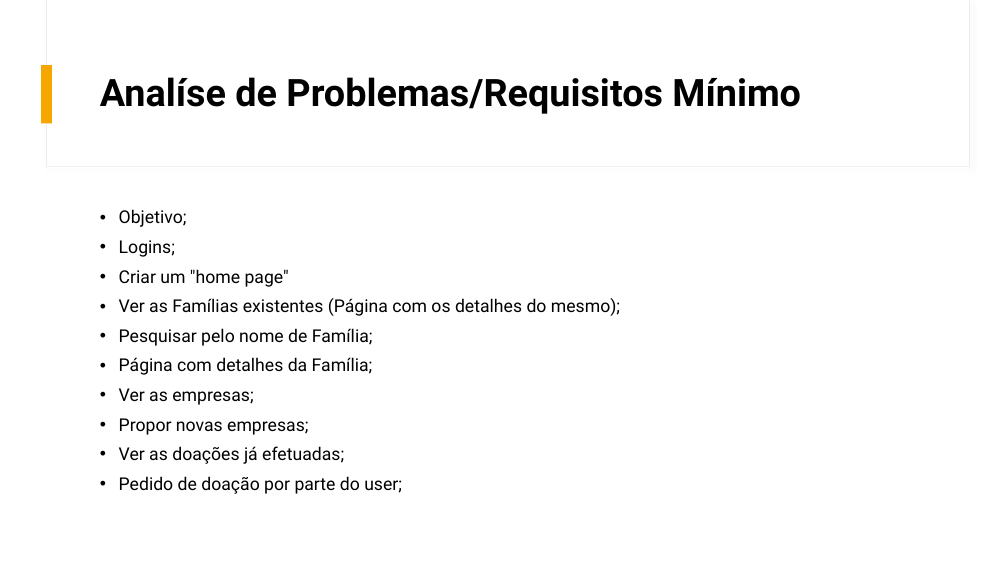
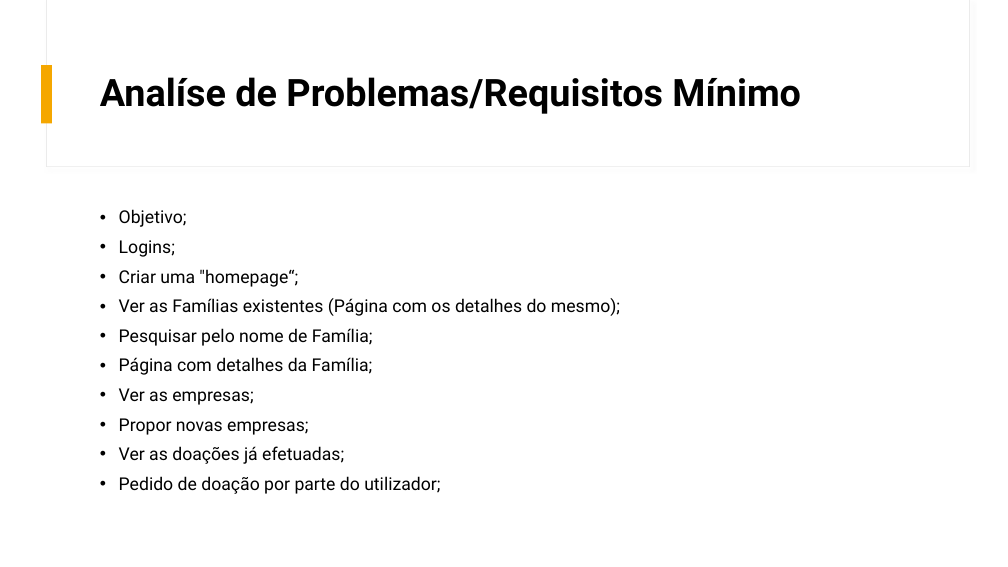
Before and after one commit to ricardooooooo/BancoSolidario, a slide deck: slide 3 of projeto_final/PAC_Banco_Solidario.pptx. Drawn at 1008x567 pixels with LibreOffice and Linux fonts; fonts in the diff are those of the drawing. Boxes give left, top, right and bottom in pixels: in the first picture for what was removed or moved away, otherwise in the second. Text is boxed around its words. In the diff, an @@ line names an element or a change of style, - is before the commit and + after.

```diff
--- a/projeto_final/PAC_Banco_Solidario.pptx
+++ b/projeto_final/PAC_Banco_Solidario.pptx
@@ text at [119, 269, 298, 287]: text changed @@
-• Criar um "home page"
+• Criar uma "homepage“;
@@ text at [119, 476, 440, 494]: text changed @@
-• Pedido de doação por parte do user;
+• Pedido de doação por parte do utilizador;
```
Also in this commit, not shown: 1 other slide changed, 2 other files.
